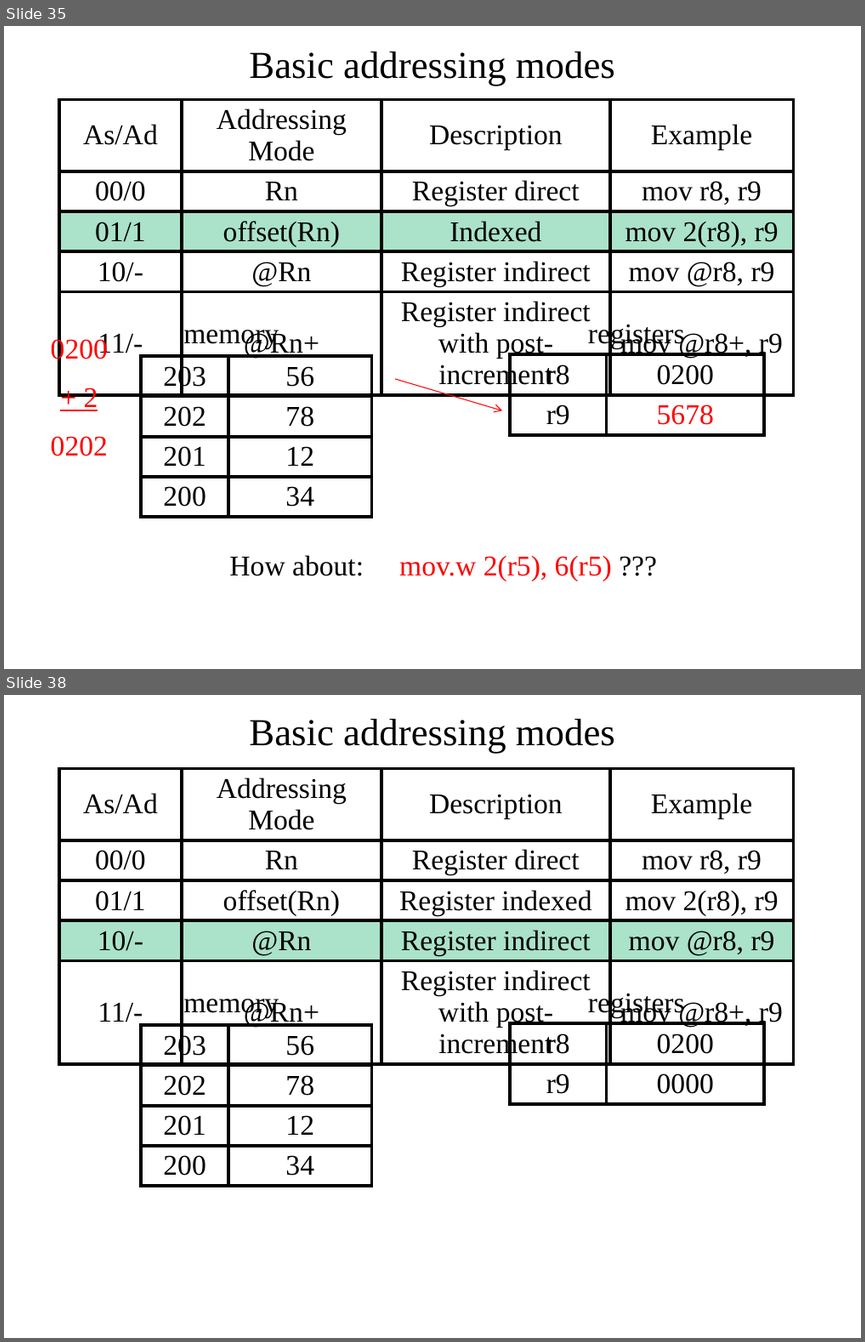
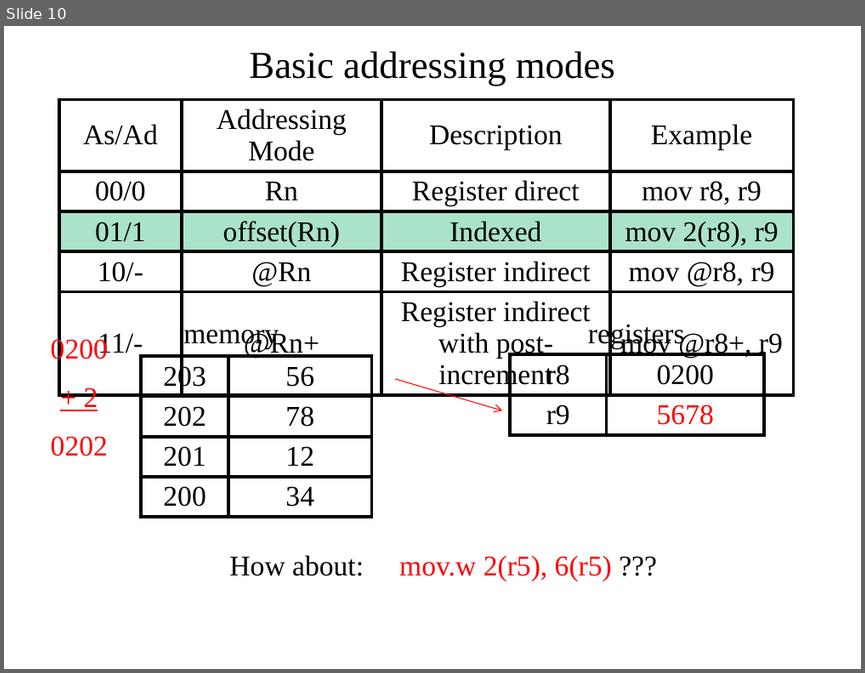
Before and after one commit to pw4rn3r/ECE382, a slide deck: notes/L4/Lsn4.pptx. Shown one above the other, each under a label of ours: slides 35 and 38 before the commit, slide 10 after it; the slides between them are not shown. The pictures are 865x1342 and 865x673 pixels, drawn with LibreOffice and Linux fonts; fonts in the diff are those of the drawing. Boxes give left, top, right and bottom in pixels: in the first picture for what was removed or moved away, otherwise in the second. Text is boxed around its words. In the diff, an @@ line names an element or a change of style, - is before the commit and + after.

```diff
--- a/notes/L4/Lsn4.pptx
+++ b/notes/L4/Lsn4.pptx
@@ slide 38 removed at <box>4,695,861,1338</box>, background #FFFFFF @@
@@ title removed at <box>249,719,615,754</box> @@
-Basic addressing modes
@@ table removed at <box>60,769,793,1062</box>, 5 rows, 4 columns @@
-As/Ad | Addressing Mode | Description | Example
-00/0 | Rn | Register direct | mov r8, r9
-01/1 | offset(Rn) | Register indexed | mov 2(r8), r9
-10/- | @Rn | Register indirect | mov @r8, r9
-11/- | @Rn+ | Register indirect with post-increment | mov @r8+, r9
@@ text removed at <box>183,998,279,1018</box> @@
-memory
@@ text removed at <box>588,990,685,1018</box> @@
-registers
@@ table removed at <box>141,1025,371,1179</box>, 4 rows, 2 columns @@
-203 | 56
-202 | 78
-201 | 12
-200 | 34
@@ table removed at <box>510,1023,763,1097</box>, 2 rows, 2 columns @@
-r8 | 0200
-r9 | 0000
@@ what was slide 35 is now slide 10 @@
```
Also in this commit, not shown: 5 slides changed, 24 other slides removed, 1 other file.
